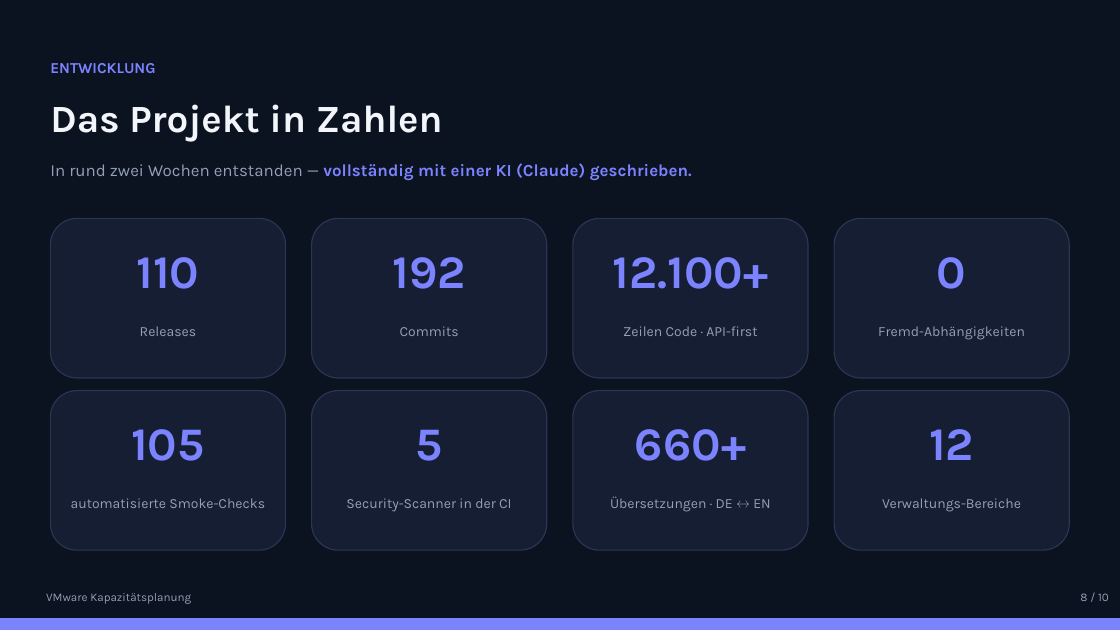
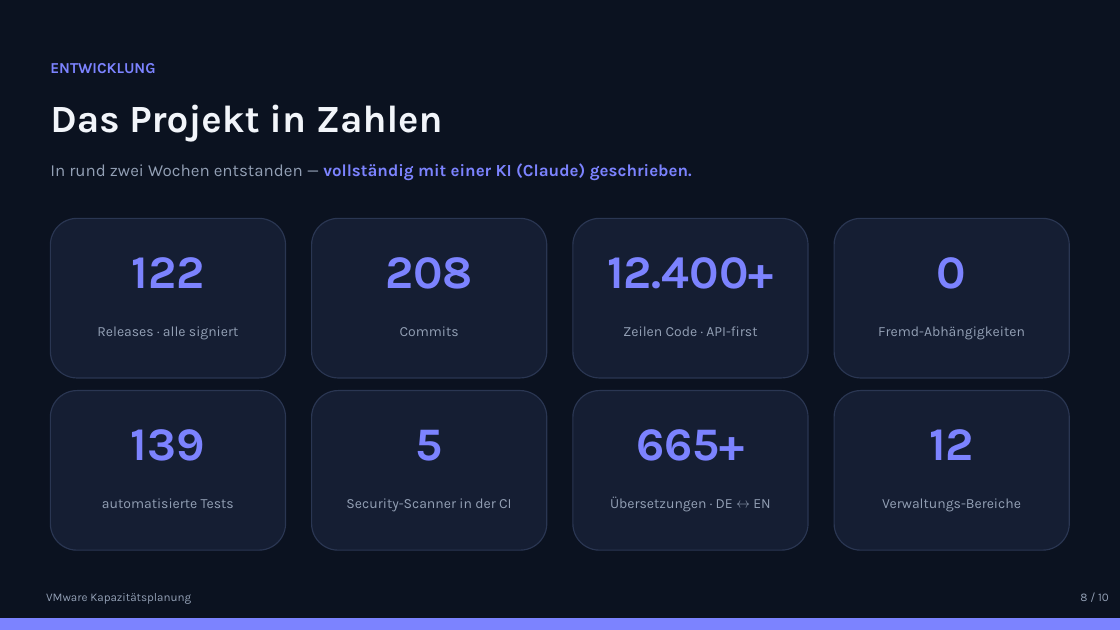
Before and after one commit to marcobockelbrink/marcobockelbrink.github.io, a slide deck: slide 8 of docs/praesentation/VMware-Kapazitaetsplanung.pptx. Drawn at 1120x630 pixels with LibreOffice and Linux fonts; fonts in the diff are those of the drawing. Boxes give left, top, right and bottom in pixels: in the first picture for what was removed or moved away, otherwise in the second. Text is boxed around its words. In the diff, an @@ line names an element or a change of style, - is before the commit and + after.

```diff
--- a/docs/praesentation/VMware-Kapazitaetsplanung.pptx
+++ b/docs/praesentation/VMware-Kapazitaetsplanung.pptx
@@ text at (131,257,204,288): text changed @@
-110
+122
@@ text at (385,257,473,289): text changed @@
-192
+208
@@ text at (607,257,774,289): text changed @@
-12.100+
+12.400+
@@ text at (97,326,239,340): text changed @@
-Releases
+Releases · alle signiert
@@ text at (131,429,205,461): text changed @@
-105
+139
@@ text at (636,429,745,461): text changed @@
-660+
+665+
@@ text at (102,498,234,508): text changed @@
-automatisierte Smoke-Checks
+automatisierte Tests
```
Also in this commit, not shown: 6 other slides changed, 9 other files.
